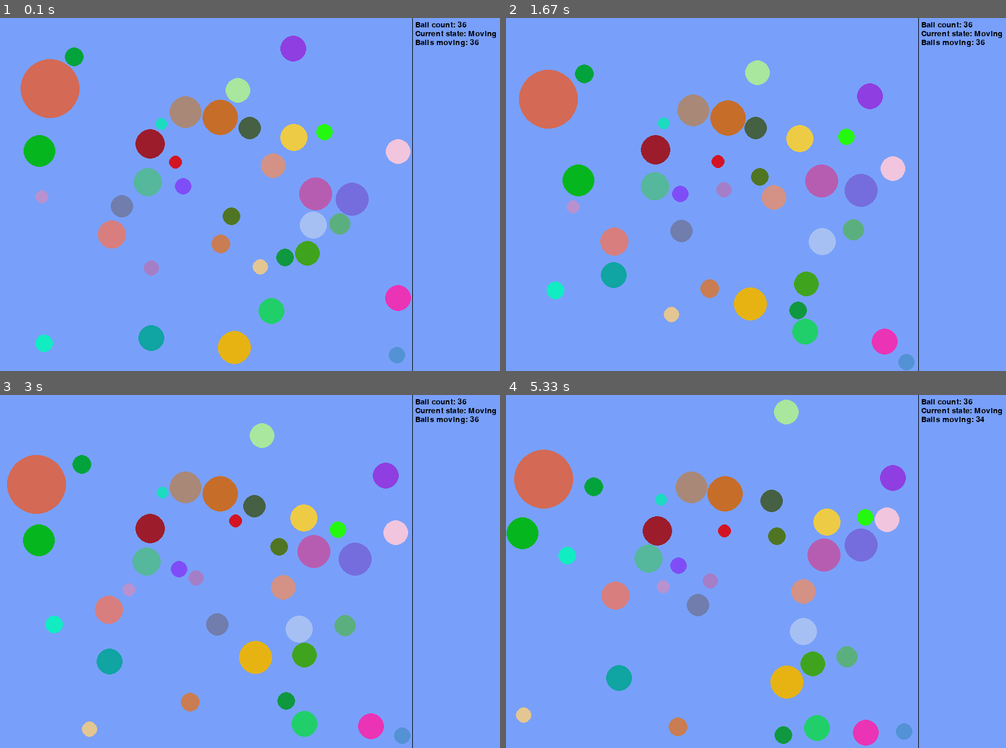
Above: before the commit, frames 1-4 (two rows, left to right).
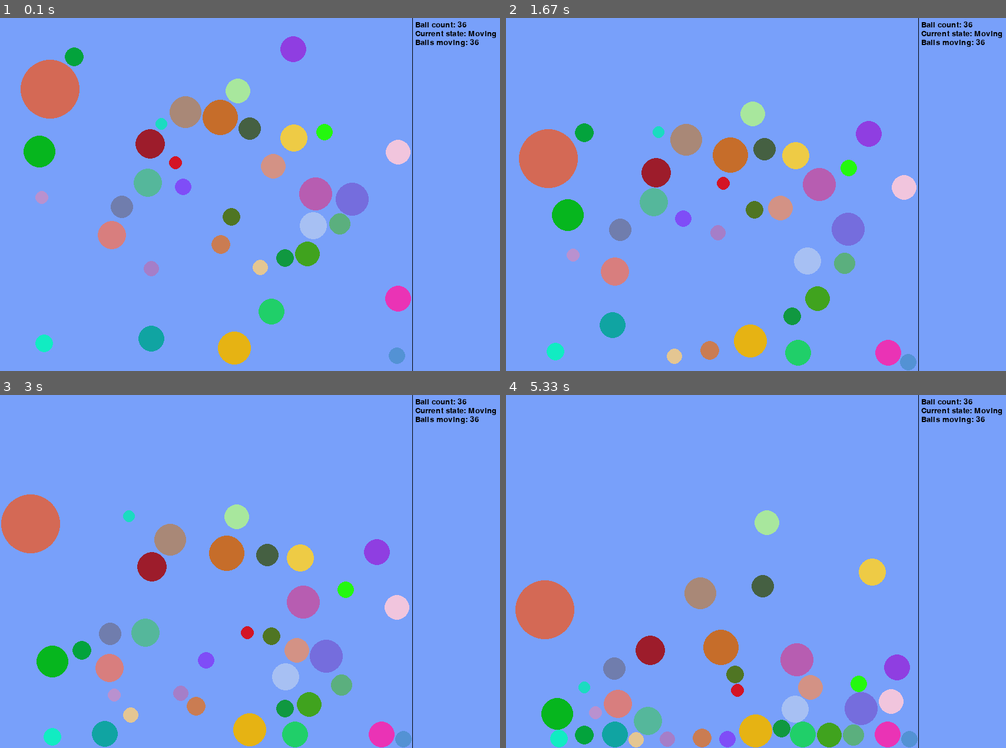
Above: after the commit, the same moments.

Repository: maciejbac/pyGame
Game: pygame game, started from main.py
The game is run twice, just before and just after one commit, with the same random seed, the same clock (stepped at 60 frames per second) and the same inputs.
Inputs (mouse positions are in pixels of both pictures, inside the frame that each line leads up to):
- Up to frame 1 (0.1 s): no input
- Up to frame 2 (1.67 s): click (826, 219) at 0.88 s
- Up to frame 3 (3 s): no input
- Up to frame 4 (5.33 s): click (831, 603) at 4.72 s

The runs differ from the first frame. In frame 1, 0.4% of the frame differs, in the area x 4-83%, y 5-99%; in frame 2, 18%; in frame 3, 18%; in frame 4, 20%, in the area x 0-96%, y 1-100%.

Commit message:
enabled gravity

Diff:
--- a/main.py
+++ b/main.py
@@ -19,7 +19,7 @@
 pygame.display.set_caption('Ball game')
 particle_count = 35
 random_momentum = True
-gravity_on = False
+gravity_on = True
 gravity = (math.pi, 0.02)
 mass_of_air = 0.01
 elasticity = 0.5
